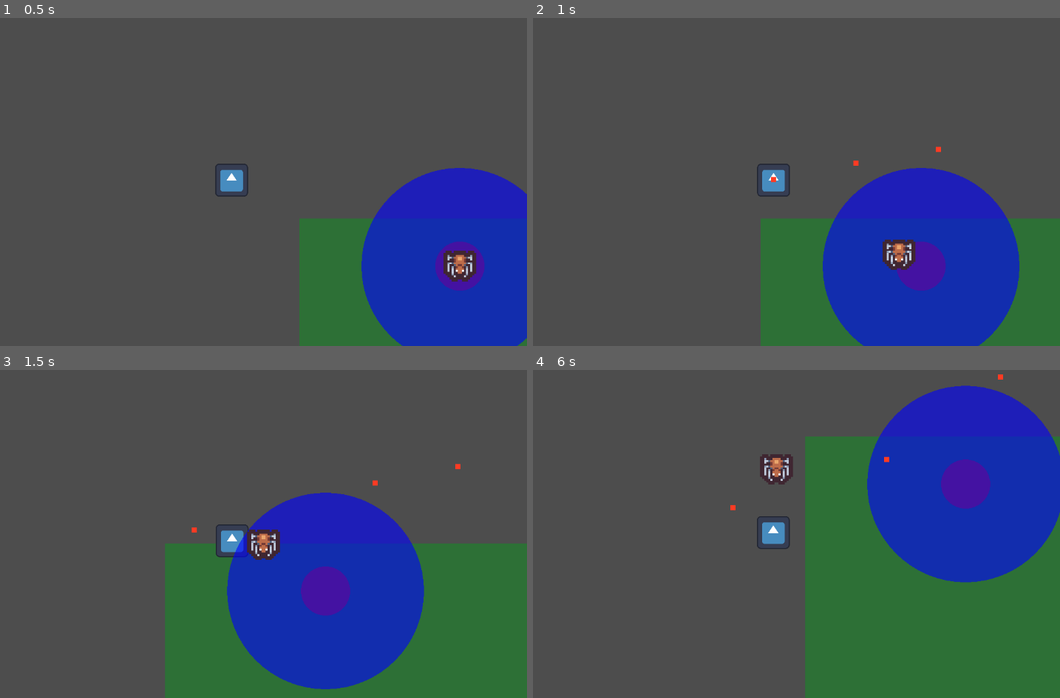
Above: before the commit, frames 1-4 (two rows, left to right).
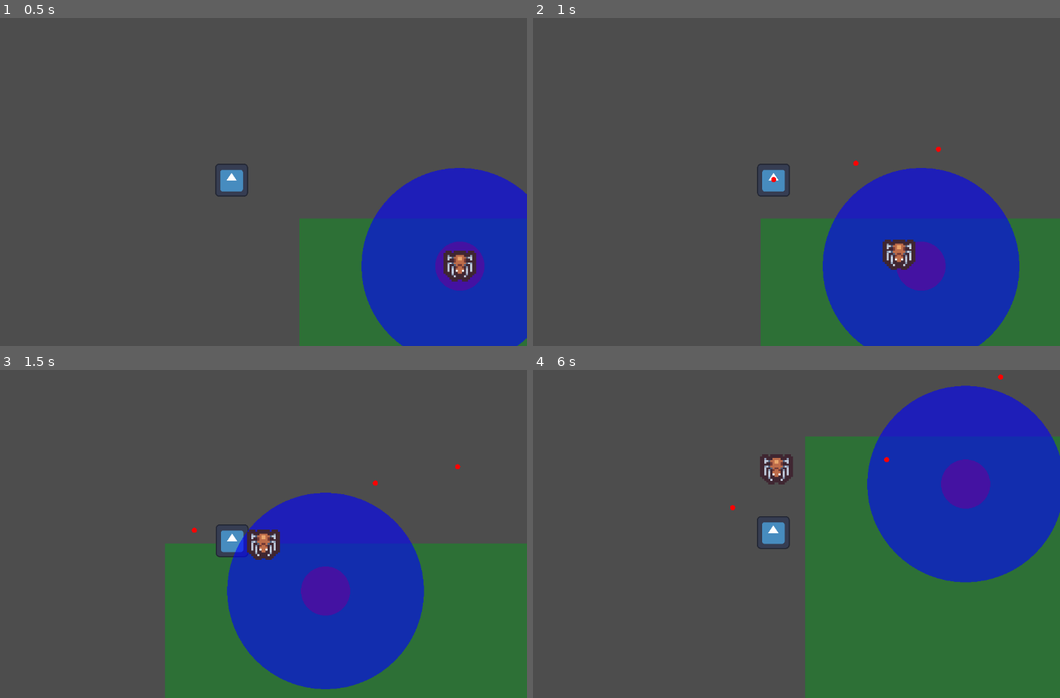
Above: after the commit, the same moments.

Repository: Harsh10k/project-static
Game: Godot game, scene res://scenes/maps/map1.tscn
Two runs of this game, one before a commit and one after it. Both use one fixed random seed, a clock stepped at 60 frames per second and the inputs below. The engine's default icon, where the game draws it, is replaced by a stand-in: a white triangle on a blue panel in a dark square.
Inputs (mouse positions are in pixels of both pictures, inside the frame that each line leads up to):
- Up to frame 1 (0.5 s): no input
- Up to frame 2 (1 s): tap Enter at 0.5 s; move the mouse to (896, 162) at 0.52 s; press the mouse at (896, 162) at 0.53 s; hold D (right) from 0.53 s (still down)
- Up to frame 3 (1.5 s): move the mouse to (115, 547) at 1.27 s; release D (right) at 1.28 s; release the mouse at (115, 547) at 1.28 s; hold S (down) from 1.28 s (still down); click (115, 547) at 1.35 s
- Up to frame 4 (6 s): move the mouse to (822, 458) at 2.02 s; release S (down) at 2.03 s; press the mouse at (822, 458) at 2.03 s; hold D (right) 2.03-2.78 s; move the mouse to (733, 599) at 2.77 s; release the mouse at (733, 599) at 2.78 s; hold W (up) 2.78-3.53 s; click (733, 599) at 2.85 s; move the mouse to (944, 583) at 3.52 s; press the mouse at (944, 583) at 3.53 s; hold A (left) 3.53-5.03 s; move the mouse to (585, 481) at 4.27 s; release the mouse at (585, 481) at 4.28 s; click (585, 481) at 4.35 s; move the mouse to (796, 530) at 5.02 s; press the mouse at (796, 530) at 5.03 s; hold S (down) 5.03-5.78 s; move the mouse to (675, 448) at 5.77 s; release the mouse at (675, 448) at 5.78 s; hold D (right) from 5.78 s (still down); click (675, 448) at 5.85 s

Frame 1 is identical in both runs. In frame 2, less than 0.1% of the frame differs, in the area x 45-78%, y 39-51%; in frame 3, less than 0.1%, in the area x 36-88%, y 28-50%; in frame 4, less than 0.1%.

Commit message:
circular bullets

Diff:
--- a/scenes/weapons/bullet/bullet.gd
+++ b/scenes/weapons/bullet/bullet.gd
@@ -12,3 +12,6 @@
 	if body.has_method("take_damage"):
 		body.take_damage(damage)
 	queue_free()
+
+func _draw() -> void:
+	draw_circle(to_local(position), 5, Color(1, 0, 0, 1))
--- a/scenes/weapons/bullet/bullet.tscn
+++ b/scenes/weapons/bullet/bullet.tscn
@@ -2,8 +2,8 @@
 
 [ext_resource type="Script" uid="uid://dks3dho2m2yrf" path="res://scenes/weapons/bullet/bullet.gd" id="1_xc2js"]
 
-[sub_resource type="RectangleShape2D" id="RectangleShape2D_in1rd"]
-size = Vector2(10, 10)
+[sub_resource type="CircleShape2D" id="CircleShape2D_xc2js"]
+radius = 5.0
 
 [node name="Area2D" type="Area2D"]
 collision_layer = 8
@@ -13,13 +13,6 @@
 metadata/_edit_horizontal_guides_ = [-5.0, 5.0]
 
 [node name="CollisionShape2D" type="CollisionShape2D" parent="."]
-shape = SubResource("RectangleShape2D_in1rd")
-
-[node name="ColorRect" type="ColorRect" parent="."]
-offset_left = -5.0
-offset_top = -5.0
-offset_right = 5.0
-offset_bottom = 5.0
-color = Color(1, 0.23137255, 0.13725491, 1)
+shape = SubResource("CircleShape2D_xc2js")
 
 [connection signal="body_entered" from="." to="." method="_on_body_entered"]
